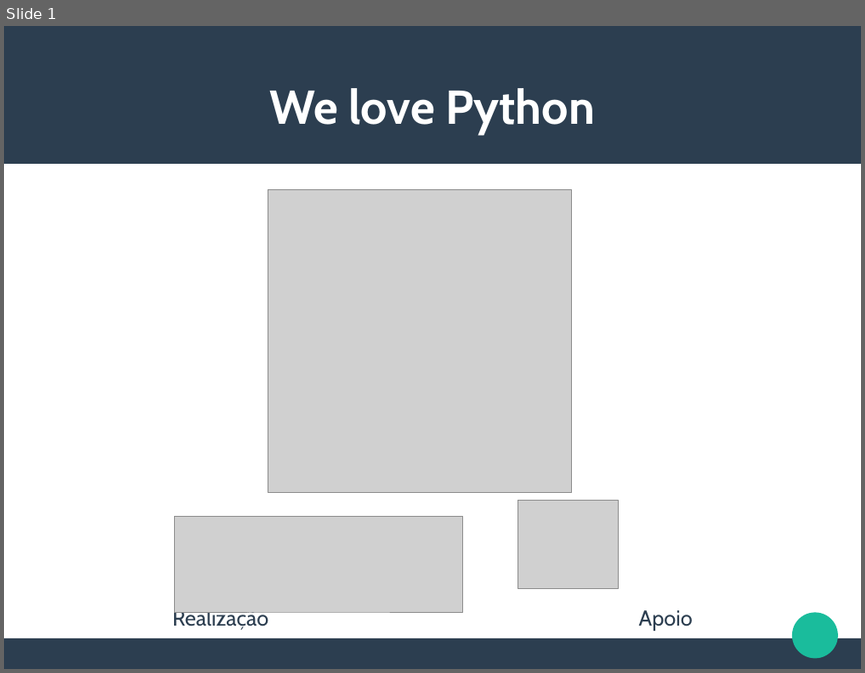
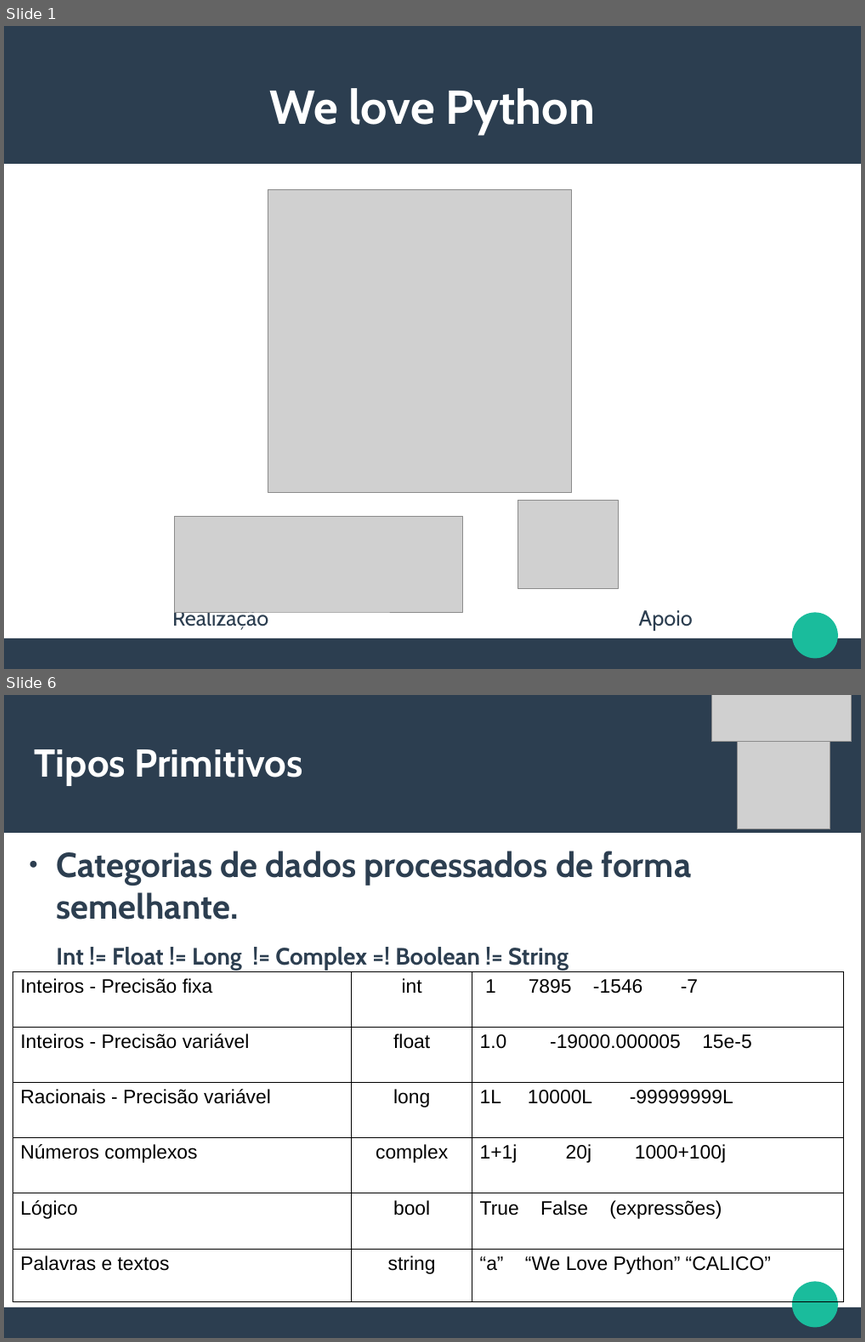
Before and after one commit to CalicoUFSC/minicurso-python, a slide deck: Aula1/Aula1.odp. Shown one above the other, each under a label of ours: slide 1 before the commit, slides 1 and 6 after it; the slides between them are not shown. The pictures are 865x673 and 865x1342 pixels, drawn with LibreOffice and Linux fonts; fonts in the diff are those of the drawing; grey boxes stand for pictures. Boxes give left, top, right and bottom in pixels: in the first picture for what was removed or moved away, otherwise in the second. Text is boxed around its words. In the diff, an @@ line names an element or a change of style, - is before the commit and + after.

```diff
--- a/Aula1/Aula1.odp
+++ b/Aula1/Aula1.odp
@@ slide 6 added at [4, 695, 861, 1338], background #FFFFFF; not listed: 3 template elements that a slide beside it also shows @@
@@ picture added at [711, 695, 851, 742] @@
@@ picture added at [738, 736, 830, 829] @@
@@ title added at [35, 749, 302, 786], 36 pt, text #FFFFFF, bold @@
+Tipos Primitivos
@@ text added at [56, 851, 691, 970], 32 pt, text #2C3E50, bold @@
+● Categorias de dados processados de forma semelhante.
+Int != Float != Long != Complex =! Boolean != String
@@ table added at [12, 971, 844, 1301], 6 rows, 3 columns @@
+Inteiros - Precisão fixa | int | 1 7895 -1546 -7
+Inteiros - Precisão variável | float | 1.0 -19000.000005 15e-5
+Racionais - Precisão variável | long | 1L 10000L -99999999L
+Números complexos | complex | 1+1j 20j 1000+100j
+Lógico | bool | True False (expressões)
+Palavras e textos | string | “a” “We Love Python” “CALICO”
```
Also in this commit, not shown: 1 slide changed, 13 other slides added, 1 slide removed, 1 other file.
